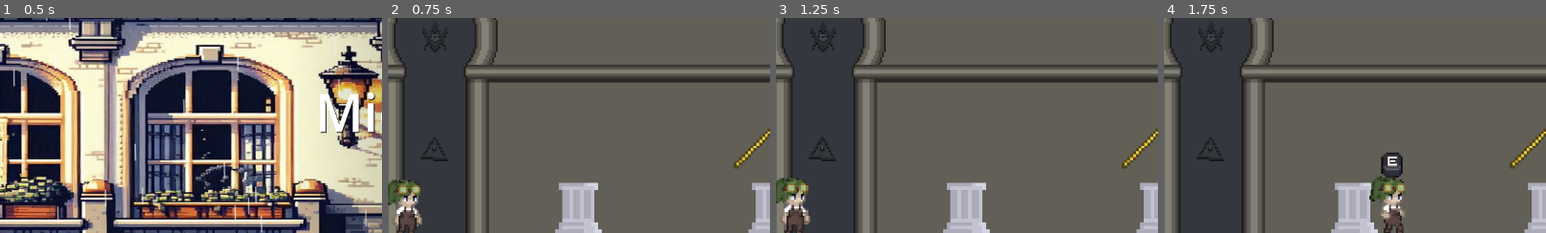
Above: before the commit, frames 1-4 (left to right).
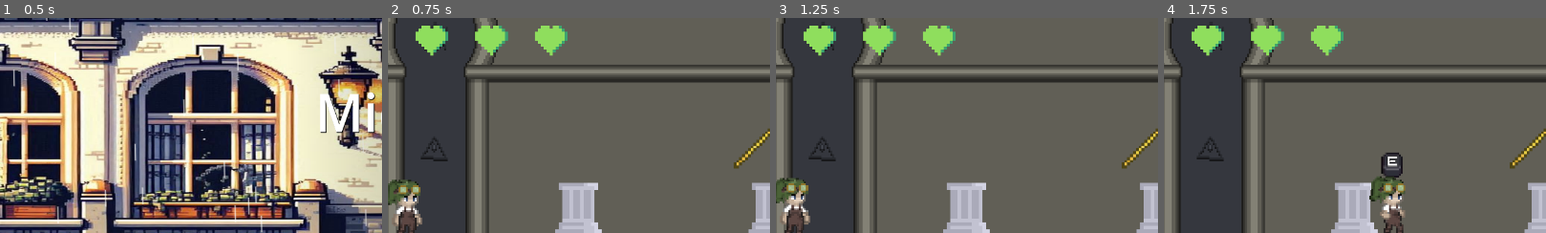
Above: after the commit, the same moments.

Repository: IES-Rafael-Alberti/GameOff2024KarambitStudios
Game: Godot game, scene res://Scenes/main_menu.tscn
Two runs of this game, one before a commit and one after it. Both use one fixed random seed, a clock stepped at 60 frames per second and the inputs below. The engine's default icon, where the game draws it, is replaced by a stand-in: a white triangle on a blue panel in a dark square.
Inputs (mouse positions are % of the whole screen's width and height, from its top left):
- Up to frame 1 (0.5 s): no input
- Up to frame 2 (0.75 s): click "Play" at 0.5 s
- Up to frame 3 (1.25 s): no input
- Up to frame 4 (1.75 s): move the mouse to (72, 45) at 1.27 s; hold D (Move_right) from 1.28 s (still down); tap Shift (Dash) at 1.35 s; click (72, 45) at 1.42 s; tap Space (Jump) at 1.52 s
The pictures show only the part of the screen within x 0-50%, y 3-53%; the shares and areas given below are measured in that part.

Frame 1 is identical in both runs. In frame 2, 2.4% of the frame differs, in the area x 7-47%, y 3-18%; in frame 3, 2.4%; in frame 4, 2.4%.

Commit message:
Cambios en las trampas, funcionales sin daño

Diff:
--- a/Scenes/HUD.tscn
+++ b/Scenes/HUD.tscn
@@ -1,7 +1,6 @@
-[gd_scene load_steps=3 format=3 uid="uid://cy7i8nnag70ie"]
+[gd_scene load_steps=2 format=3 uid="uid://cy7i8nnag70ie"]
 
-[ext_resource type="Script" path="res://Scripts/hud.gd" id="1_1rgl7"]
-[ext_resource type="Texture2D" uid="uid://dfmi6krk27gw3" path="res://Assets/Sprites/Heart.png" id="2_yyap7"]
+[ext_resource type="Script" path="res://Scripts/hud.gd" id="1_5k2oh"]
 
 [node name="HUD" type="Control"]
 layout_mode = 3
@@ -10,22 +9,13 @@
 anchor_bottom = 1.0
 grow_horizontal = 2
 grow_vertical = 2
-size_flags_horizontal = 3
-script = ExtResource("1_1rgl7")
+script = ExtResource("1_5k2oh")
 
-[node name="HeartsContainer" type="GridContainer" parent="."]
-layout_mode = 1
-offset_right = 16.0
-offset_bottom = 56.0
-
-[node name="Heart1" type="TextureRect" parent="HeartsContainer"]
-layout_mode = 2
-texture = ExtResource("2_yyap7")
-
-[node name="Heart2" type="TextureRect" parent="HeartsContainer"]
-layout_mode = 2
-texture = ExtResource("2_yyap7")
-
-[node name="Heart3" type="TextureRect" parent="HeartsContainer"]
-layout_mode = 2
-texture = ExtResource("2_yyap7")
+[node name="HealthContainer" type="HBoxContainer" parent="."]
+layout_mode = 0
+offset_left = 16.0
+offset_top = 12.0
+offset_right = 80.0
+offset_bottom = 28.0
+scale = Vector2(5, 5)
+alignment = 1
--- a/Scenes/arrow.tscn
+++ b/Scenes/arrow.tscn
@@ -6,10 +6,10 @@
 [sub_resource type="RectangleShape2D" id="RectangleShape2D_5f2o4"]
 size = Vector2(21.5, 5)
 
-[node name="Area2D" type="Area2D"]
+[node name="Arrow" type="Area2D"]
 script = ExtResource("1_6n8in")
 
-[node name="Arrow" type="Sprite2D" parent="."]
+[node name="ArrowSprite" type="Sprite2D" parent="."]
 z_index = 1
 texture_filter = 1
 texture = ExtResource("1_rimtg")
@@ -18,7 +18,3 @@
 z_index = 1
 position = Vector2(3, 0.5)
 shape = SubResource("RectangleShape2D_5f2o4")
-
-[node name="LifeTimer" type="Timer" parent="."]
-
-[connection signal="timeout" from="LifeTimer" to="." method="_on_life_timer_timeout"]
--- a/Scenes/arrow_thrower.tscn
+++ b/Scenes/arrow_thrower.tscn
@@ -1,16 +1,21 @@
 [gd_scene load_steps=3 format=3 uid="uid://wivet2lx3hko"]
 
 [ext_resource type="Script" path="res://Scripts/arrow_thrower.gd" id="1_kimhl"]
-
-[sub_resource type="CanvasTexture" id="CanvasTexture_i66nx"]
+[ext_resource type="Texture2D" uid="uid://dxiylxndb54oh" path="res://Assets/Sprites/Traps/Dispensador.png" id="1_tmry0"]
 
 [node name="ArrowThrower" type="Sprite2D"]
 z_index = 1
-scale = Vector2(6.5, 15.5)
-texture = SubResource("CanvasTexture_i66nx")
+texture = ExtResource("1_tmry0")
 script = ExtResource("1_kimhl")
+
+[node name="LifeArrowTimer" type="Timer" parent="."]
 
 [node name="Cooldown" type="Timer" parent="."]
 wait_time = 5.0
 
+[node name="ShootingPoint" type="Node2D" parent="."]
+position = Vector2(9, 7)
+scale = Vector2(1, 1)
+
+[connection signal="timeout" from="LifeArrowTimer" to="." method="_on_life_arrow_timer_timeout"]
 [connection signal="timeout" from="Cooldown" to="." method="_on_cooldown_timeout"]
--- a/Scenes/player.tscn
+++ b/Scenes/player.tscn
@@ -1,7 +1,6 @@
-[gd_scene load_steps=91 format=3 uid="uid://btq53x2vyried"]
+[gd_scene load_steps=93 format=3 uid="uid://btq53x2vyried"]
 
 [ext_resource type="Script" path="res://Scripts/player.gd" id="1_0fb6m"]
-[ext_resource type="Shader" path="res://Shaders/DashEffectShader.gdshader" id="2_i6paw"]
 [ext_resource type="Script" path="res://Scripts/canvas_layer.gd" id="3_mi5vh"]
 [ext_resource type="Texture2D" uid="uid://hvi44r63n72o" path="res://Assets/Sprites/sprite_player/sprite_ataque_linterna.png" id="3_q066o"]
 [ext_resource type="Texture2D" uid="uid://b7u4jcxw063fk" path="res://Assets/Sprites/sprite_player/sprite_dash.png" id="3_t3qr0"]
@@ -11,11 +10,11 @@
 [ext_resource type="Texture2D" uid="uid://cobkbmude40nc" path="res://Assets/Sprites/sprite_player/sprite_salto.png" id="5_oos70"]
 [ext_resource type="Texture2D" uid="uid://c060xj3h42a75" path="res://Assets/Sprites/Cone.png" id="5_x3p5d"]
 [ext_resource type="Texture2D" uid="uid://bnmbjys2gw2eg" path="res://Assets/Sprites/TeclasPixel.png" id="5_xfjvf"]
-
-[sub_resource type="ShaderMaterial" id="ShaderMaterial_ngyc2"]
-shader = ExtResource("2_i6paw")
-shader_parameter/Colors = Color(0.801876, 5.64092e-05, 0.621386, 1)
-shader_parameter/mix_color = 0.0
+[ext_resource type="PackedScene" uid="uid://cy7i8nnag70ie" path="res://Scenes/hud.tscn" id="11_7vhvh"]
+[ext_resource type="Texture2D" uid="uid://dfmi6krk27gw3" path="res://Assets/Sprites/Heart.png" id="12_gvof0"]
+[ext_resource type="Texture2D" uid="uid://dbrtotelo3h0a" path="res://Assets/Sprites/Empty heart.png" id="13_s5uw7"]
+
+[sub_resource type="ShaderMaterial" id="ShaderMaterial_67cec"]
 
 [sub_resource type="AtlasTexture" id="AtlasTexture_vl53l"]
 atlas = ExtResource("3_q066o")
@@ -649,7 +648,7 @@
 
 [node name="PlayerSprite" type="AnimatedSprite2D" parent="."]
 z_index = 1
-material = SubResource("ShaderMaterial_ngyc2")
+material = SubResource("ShaderMaterial_67cec")
 position = Vector2(0, -2.25)
 sprite_frames = SubResource("SpriteFrames_ek8rt")
 animation = &"idle"
@@ -680,6 +679,10 @@
 [node name="PauseMenu" parent="UI" instance=ExtResource("4_umq10")]
 visible = false
 
+[node name="HUD" parent="UI" instance=ExtResource("11_7vhvh")]
+full_heart_texture = ExtResource("12_gvof0")
+empty_heart_texture = ExtResource("13_s5uw7")
+
 [node name="State_Machine" type="AnimationTree" parent="."]
 tree_root = SubResource("AnimationNodeStateMachine_1mjks")
 anim_player = NodePath("../AnimationPlayer")
--- /dev/null
+++ b/Scenes/spikes.tscn
@@ -0,0 +1,19 @@
+[gd_scene load_steps=4 format=3 uid="uid://w86dxymlrbo6"]
+
+[ext_resource type="Texture2D" uid="uid://k56fxeu6muyw" path="res://Assets/Sprites/Spikes.png" id="1_wofs1"]
+[ext_resource type="Script" path="res://Scripts/spikes.gd" id="2_15tom"]
+
+[sub_resource type="RectangleShape2D" id="RectangleShape2D_t1i5l"]
+size = Vector2(28, 6)
+
+[node name="Spikes" type="Sprite2D"]
+texture = ExtResource("1_wofs1")
+script = ExtResource("2_15tom")
+
+[node name="Area2D" type="Area2D" parent="."]
+
+[node name="CollisionShape2D" type="CollisionShape2D" parent="Area2D"]
+position = Vector2(2, 1)
+shape = SubResource("RectangleShape2D_t1i5l")
+
+[node name="Cooldown" type="Timer" parent="."]
--- a/Scripts/arrow.gd
+++ b/Scripts/arrow.gd
@@ -1,13 +1,11 @@
 extends Area2D
-@onready var life_timer: Timer = $LifeTimer
+
 
 # Velocidad del proyectil
-var speed = 300
+@export var speed = 300
 
 var direction = Vector2(1, 0)
 
-func _ready() -> void:
-	life_timer.start()
 
 func _process(delta: float) -> void:
 	position += direction * speed * delta
@@ -15,8 +13,3 @@
 # Función para inicializar la dirección del proyectil
 func set_direction(new_direction: Vector2) -> void:
 	direction = new_direction.normalized()
-
-
-
-func _on_life_timer_timeout() -> void:
-	queue_free() # Replace with function body.
--- a/Scripts/arrow_thrower.gd
+++ b/Scripts/arrow_thrower.gd
@@ -1,10 +1,14 @@
 extends Sprite2D
 @onready var arrow_thrower: Node2D = $"."
 @onready var cooldown: Timer = $Cooldown
+@onready var life_arrow_timer: Timer = $LifeArrowTimer
+@onready var shooting_point: Node2D = $ShootingPoint
+
 
 @export var shooting_point_pos: Vector2
 var can_shoot = true
 const ARROW = preload("res://Scenes/arrow.tscn")
+
 
 func _physics_process(delta: float) -> void:
 	shooting()
@@ -14,15 +18,19 @@
 		print("Dispara")
 		var arrow_temp = ARROW.instantiate()
 
-		arrow_temp.position = shooting_point_pos
+		arrow_temp.position = shooting_point.position
 
 		var arrow_direction: Vector2
 		if arrow_thrower.flip_h:
+			print("Disparo a la izquierda")
 			arrow_direction = Vector2(-1, 0)  # Disparar hacia la izquierda
+			arrow_temp.get_child(0).flip_h = true
 		else:
+			print("Disparo a la derecha")
 			arrow_direction = Vector2(1, 0)
 		arrow_temp.set_direction(arrow_direction)
 		get_parent().add_child(arrow_temp)
+		life_arrow_timer.start()
 		can_shoot = false
 		cooldown.start()
 
@@ -30,3 +38,13 @@
 
 func _on_cooldown_timeout() -> void:
 	can_shoot = true
+
+
+func _on_life_arrow_timer_timeout() -> void:
+# Busca la flecha (esto depende de cómo esté instanciada, aquí asumo que es un hijo directo)
+	var arrow = get_parent().get_child(get_parent().get_child_count() - 1)  # Esto busca la última flecha añadida
+	if arrow.name == "Arrow":
+		print("Hay flecha")
+		arrow.queue_free()  # Elimina la flecha de la escena
+	else:
+		print("No hay flecha")
--- a/Scripts/hud.gd
+++ b/Scripts/hud.gd
@@ -1,10 +1,19 @@
 extends Control
 
-# Referencia a los iconos de corazón
-@onready var heart_icons = $HeartsContainer.get_children()  # Todos los corazones como una lista
 
-# Función para actualizar la vida mostrada en el HUD
-func update_health(current_health: int):
-	# Activa o desactiva los corazones según la vida actual
-	for i in range(heart_icons.size()):
-		heart_icons[i].visible = i < current_health  # Muestra los corazones según la vida actual
+# Texturas para corazones
+@export var full_heart_texture: Texture2D
+@export var empty_heart_texture: Texture2D
+
+@onready var heart_icons = $HealthContainer  # Contenedor de corazones
+
+func _ready() -> void:
+	heart_establish()
+
+func heart_establish():
+	# Añade 3 corazones con la textura llena
+	for i in range(3):
+		var heart = TextureRect.new()
+		heart.texture = full_heart_texture
+		heart.stretch_mode = TextureRect.STRETCH_KEEP_ASPECT_CENTERED  # Asegura que la textura se vea correctamente
+		heart_icons.add_child(heart)
--- a/Scripts/monkey.gd
+++ b/Scripts/monkey.gd
@@ -4,13 +4,15 @@
 
 # Exporta para ajustar la fuerza del lanzamiento
 @export var throw_power: float = 300.0
+@export var max_vida: int = 1
+@export var fliped: bool = false
 
 @onready var sprite_monkey: AnimatedSprite2D = $SpriteMonkey
 @onready var shooting_point: Node2D = $ShootingPoint
 
 @onready var attack_cooldown: Timer = $AttackCooldown
 @onready var stone_spawn_time: Timer = $StoneSpawnTime
-@export var max_vida: int = 1
+
 
 const MONKEY_STONE = preload("res://Scenes/monkey_stone.tscn")
 
@@ -24,6 +26,9 @@
 	add_to_group("enemigos")
 	# Añadimos al enemigo al grupo "enemigos"
 	add_to_group("enemigos")
+
+
+	sprite_monkey.flip_h = fliped
 
 func _process(delta: float) -> void:
 	if GameManager.player_node:
--- a/Scripts/player.gd
+++ b/Scripts/player.gd
@@ -9,7 +9,8 @@
 const ATTACK_DISTANCE = 30.0 # Distancia del área de ataque desde el personaje con la linterna
 const ATTACK_DISTANCE_MELEE = 10.0 # Distancia del área de ataque desde el personaje a melee
 const ATTACK_COOLDOWN = 0.5 # Cooldown del ataque (segundos)
-
+const DASH_EFFECT_SHADER = preload("res://Shaders/DashEffectShader.gdshader")
+const DAMAGE_SHADER = preload("res://Shaders/DamageShader.gdshader")
 #------------------- Variables ----------------
 var gravity = ProjectSettings.get_setting("physics/2d/default_gravity")
 var jumps_left = MAX_JUMPS
@@ -33,12 +34,19 @@
 @onready var animated_sprite = $PlayerSprite
 @onready var state_machine = $State_Machine["parameters/playback"]
 
+
+#------------------ Timers -----------------
+@onready var damage_timer: Timer = $Timers/DamageTimer
 @onready var attack_timer = $Timers/AttackTimer
 @onready var attack_cool_down = $Timers/AttackCoolDown
+
+
 #--------------- Variables Ataque linterna ----------------------
 @onready var flash_attack: Area2D = $flashAttack
 @onready var attack_hitbox_flashlight: CollisionShape2D = $flashAttack/AttackHitbox
 @onready var attack_sprite = $flashAttack/AttackSprite
+
+
 #-------------- Variables Ataque melee -------------
 @onready var melee_attack = $meleeAttack
 @onready var attack_hitbox_melee: CollisionShape2D = $meleeAttack/AttackHitbox
@@ -46,8 +54,9 @@
 #------------- Variables Timers ---------------
 @onready var dash_timer: Timer = $Timers/DashTimer
 @onready var dash_cooldown: Timer = $Timers/DashCooldown
-
 @onready var player_sensor: Area2D = $PlayerSensor
+
+
 #------------------ Funciones -----------------
 func _ready() -> void:
 	#Metemos al player en el grupo Player
@@ -232,6 +241,7 @@
 		get_tree().change_scene_to_file("res://Scenes/" + scene + ".tscn")
 #Funcion para crear los duplicados en el dash
 func create_duplicate():
+	animated_sprite.material.shader = DASH_EFFECT_SHADER
 	var duplicated = animated_sprite.duplicate(true)
 	duplicated.material = animated_sprite.material.duplicate(true)
 	duplicated.material.set_shader_parameter("Colors", Vector4(0.0,0.0,0.8,0.3))
@@ -273,6 +283,7 @@
 		print("El jugador toco a un enemigo")
 		print(GameManager.player_health)
 		GameManager.player_health -= 1
+
 		print(GameManager.player_health)
 		if GameManager.player_health <= 0:
 			print("¡El jugador ha muerto!")
--- /dev/null
+++ b/Scripts/spikes.gd
@@ -0,0 +1,13 @@
+extends Sprite2D
+
+@onready var cooldown: Timer = $Cooldown
+
+
+# Called when the node enters the scene tree for the first time.
+func _ready() -> void:
+	pass # Replace with function body.
+
+
+# Called every frame. 'delta' is the elapsed time since the previous frame.
+func _process(delta: float) -> void:
+	pass
--- /dev/null
+++ b/Shaders/DamageShader.gdshader
@@ -0,0 +1,10 @@
+shader_type canvas_item;
+
+uniform vec4 damage_color : source_color;// Rojo
+uniform float damage_intensity : hint_range(0.0, 1.0, 0.01) = 0.0; // Intensidad del efecto
+
+void fragment() {
+    vec4 texture_color = texture(TEXTURE, UV);
+    // Mezcla el color del daño con el color de la textura
+    COLOR = mix(texture_color, damage_color, damage_intensity);
+}
Binary file added: Assets/Sprites/Empty heart.png
Not shown, added: Assets/Sprites/Empty heart.png.import
Binary file changed: Assets/Sprites/Heart.png
Binary file added: Assets/Sprites/Traps/Dispensador.png
Not shown, added: Assets/Sprites/Traps/Dispensador.png.import
Binary file removed: Assets/TileSets/free-swamp-game-tileset-pixel-art/1 Tiles/Tile_01.png
Not shown, removed: Assets/TileSets/free-swamp-game-tileset-pixel-art/1 Tiles/Tile_01.png.import
Binary file removed: Assets/TileSets/free-swamp-game-tileset-pixel-art/1 Tiles/Tile_02.png
Not shown, removed: Assets/TileSets/free-swamp-game-tileset-pixel-art/1 Tiles/Tile_02.png.import
Binary file removed: Assets/TileSets/free-swamp-game-tileset-pixel-art/1 Tiles/Tile_03.png
Not shown, removed: Assets/TileSets/free-swamp-game-tileset-pixel-art/1 Tiles/Tile_03.png.import
Binary file removed: Assets/TileSets/free-swamp-game-tileset-pixel-art/1 Tiles/Tile_04.png
(and 258 more such lines)
